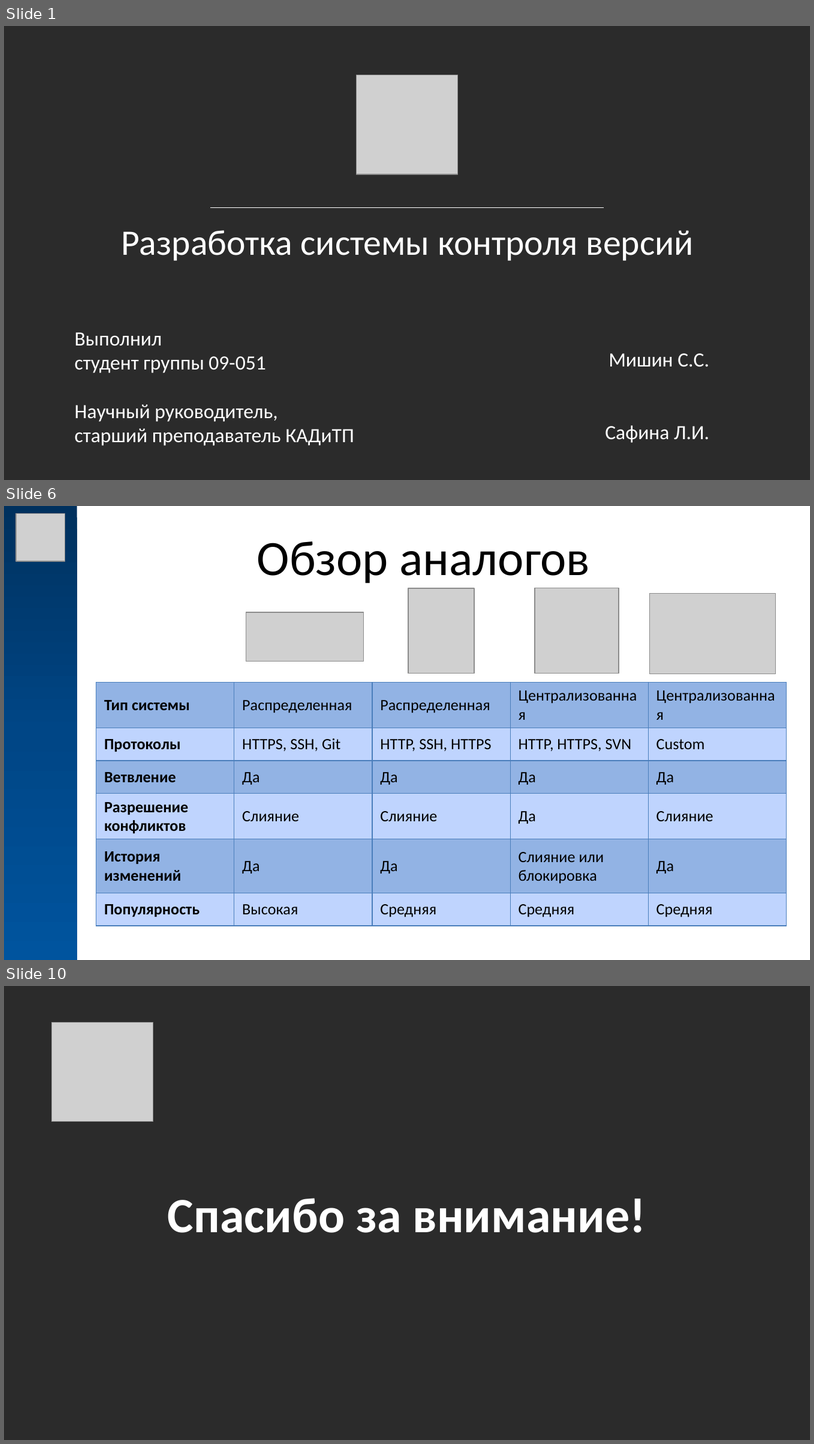
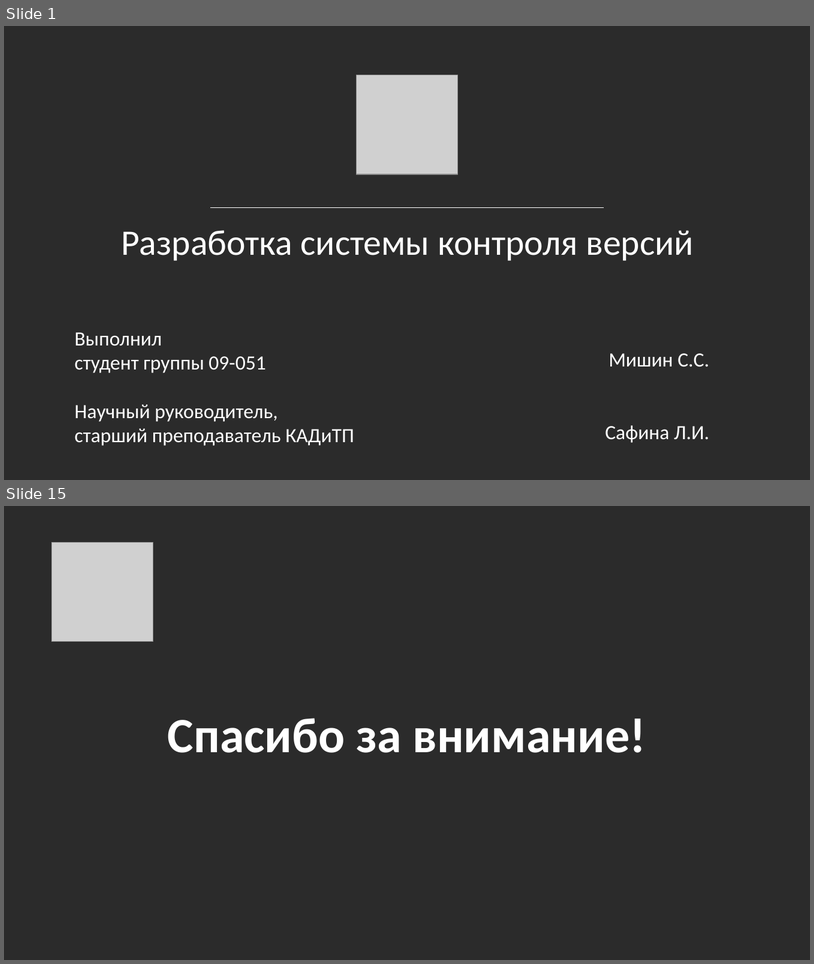
Before and after one commit to MrR3353/diplom, a slide deck: docs/Презентация в стиле КФУ.pptx. Shown one above the other, each under a label of ours: slides 1, 6 and 10 before the commit, slides 1 and 15 after it; the slides between them are not shown. The pictures are 814x1444 and 814x964 pixels, drawn with LibreOffice and Linux fonts; fonts in the diff are those of the drawing; grey boxes stand for pictures; background and template pictures are left out; a plain dark background stands for a picture behind light text. Boxes give left, top, right and bottom in pixels: in the first picture for what was removed or moved away, otherwise in the second. Text is boxed around its words. In the diff, an @@ line names an element or a change of style, - is before the commit and + after.

```diff
--- a/docs/Презентация в стиле КФУ.pptx
+++ b/docs/Презентация в стиле КФУ.pptx
@@ slide 6 removed at (4,506,810,960), background #FFFFFF @@
@@ rectangle removed at (4,506,77,959) @@
@@ picture removed at (16,514,65,562) @@
@@ text removed at (257,541,590,583) @@
-Обзор аналогов
@@ picture removed at (408,588,474,674) @@
@@ picture removed at (534,588,618,673) @@
@@ picture removed at (650,593,776,674) @@
@@ picture removed at (246,612,363,661) @@
@@ table removed at (96,682,785,925), 6 rows, 5 columns @@
-Тип системы | Распределенная | Распределенная | Централизованная | Централизованная
-Протоколы | HTTPS, SSH, Git | HTTP, SSH, HTTPS | HTTP, HTTPS, SVN | Custom
-Ветвление | Да | Да | Да | Да
-Разрешение конфликтов | Слияние | Слияние | Да | Слияние
-История изменений | Да | Да | Слияние или блокировка | Да
-Популярность | Высокая | Средняя | Средняя | Средняя
@@ what was slide 10 is now slide 15 @@
```
Also in this commit, not shown: 3 slides changed, 10 slides added, 4 other slides removed, 1 other file.
